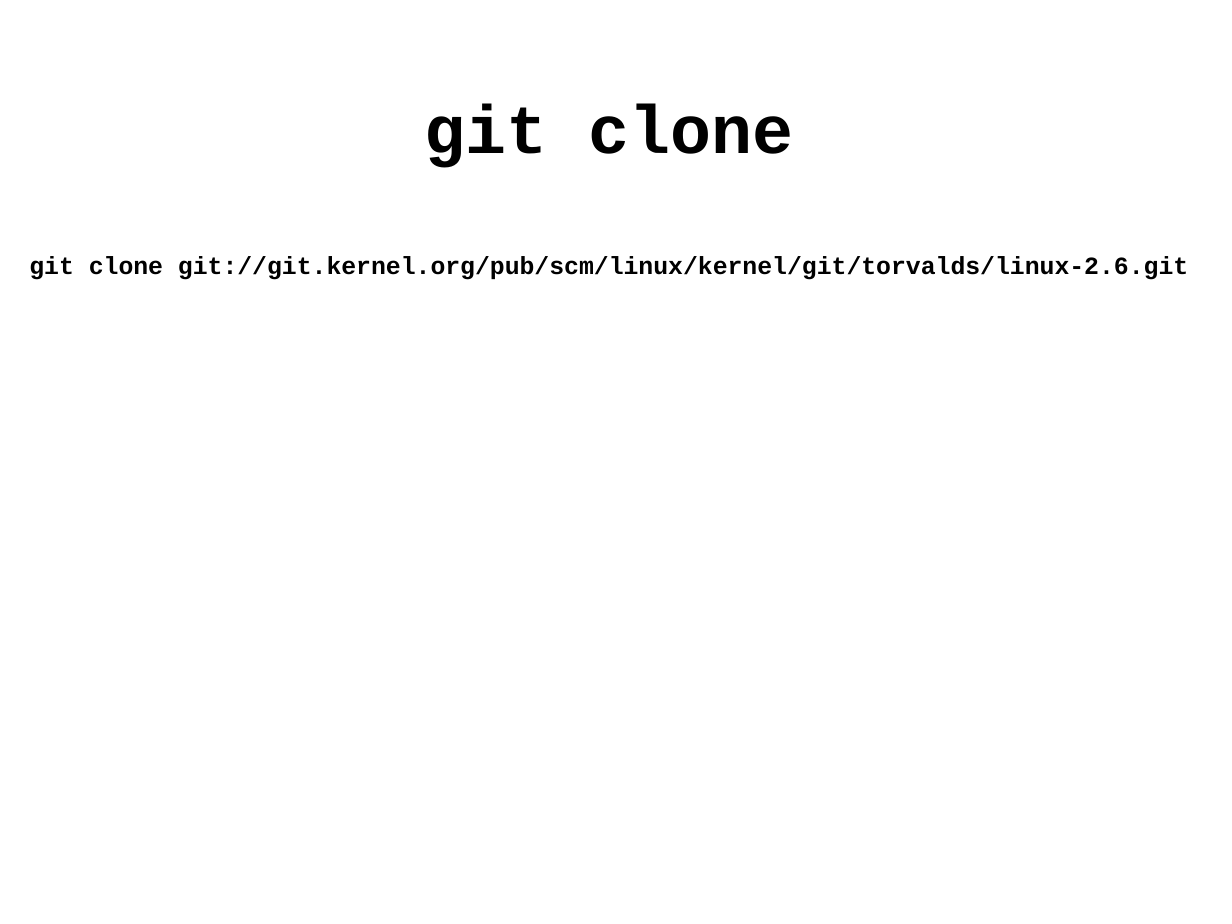
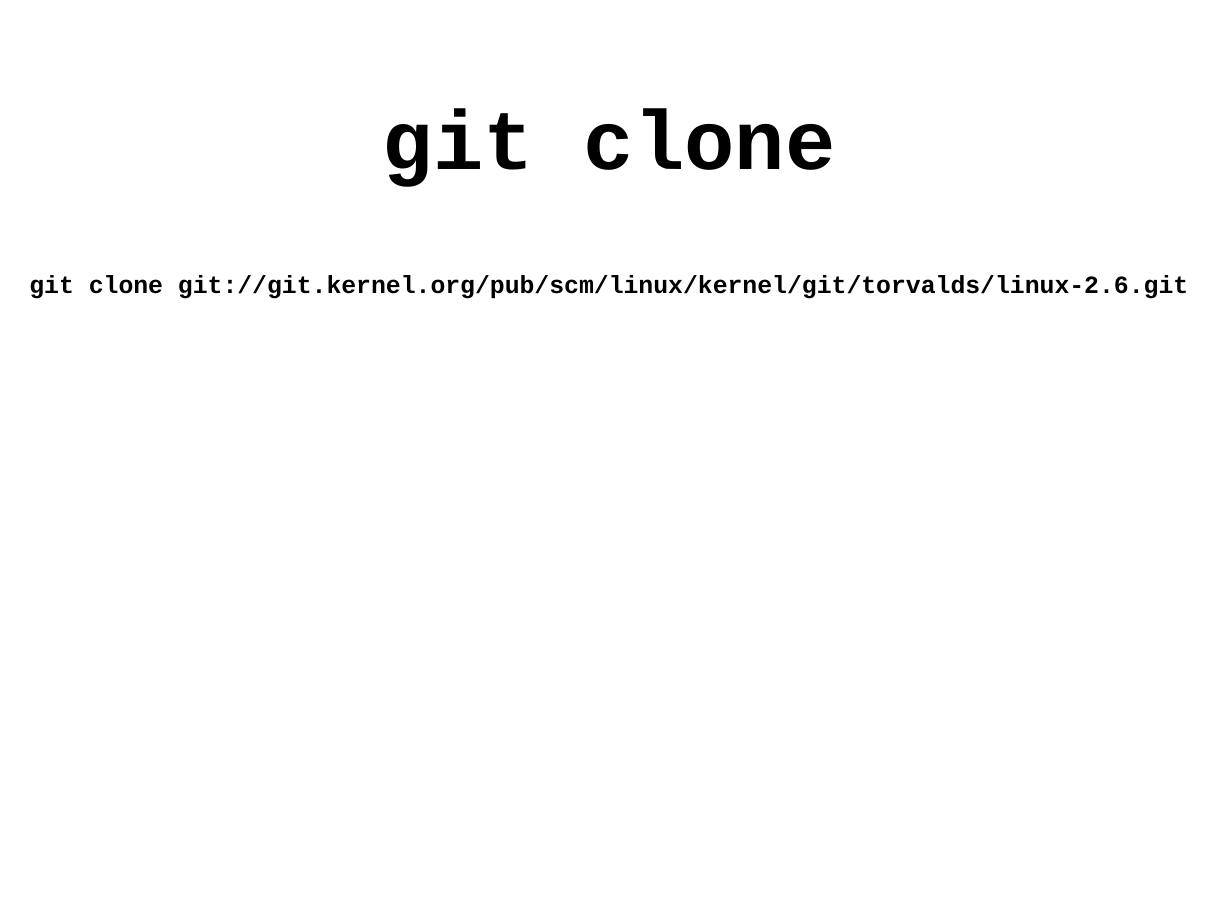
Before and after one commit to gregkh/kernel-tutorial, a slide deck: slide 9 of kernel_patch_tutorial.odp. Drawn at 1232x924 pixels with LibreOffice and Linux fonts; fonts in the diff are those of the drawing. Boxes give left, top, right and bottom in pixels: in the first picture for what was removed or moved away, otherwise in the second. Text is boxed around its words. In the diff, an @@ line names an element or a change of style, - is before the commit and + after.

```diff
--- a/kernel_patch_tutorial.odp
+++ b/kernel_patch_tutorial.odp
@@ text at [383, 109, 835, 187]: size 44 to 54 pt in "git clone" @@
```
Also in this commit, not shown: 3 other slides changed, 1 other file.
